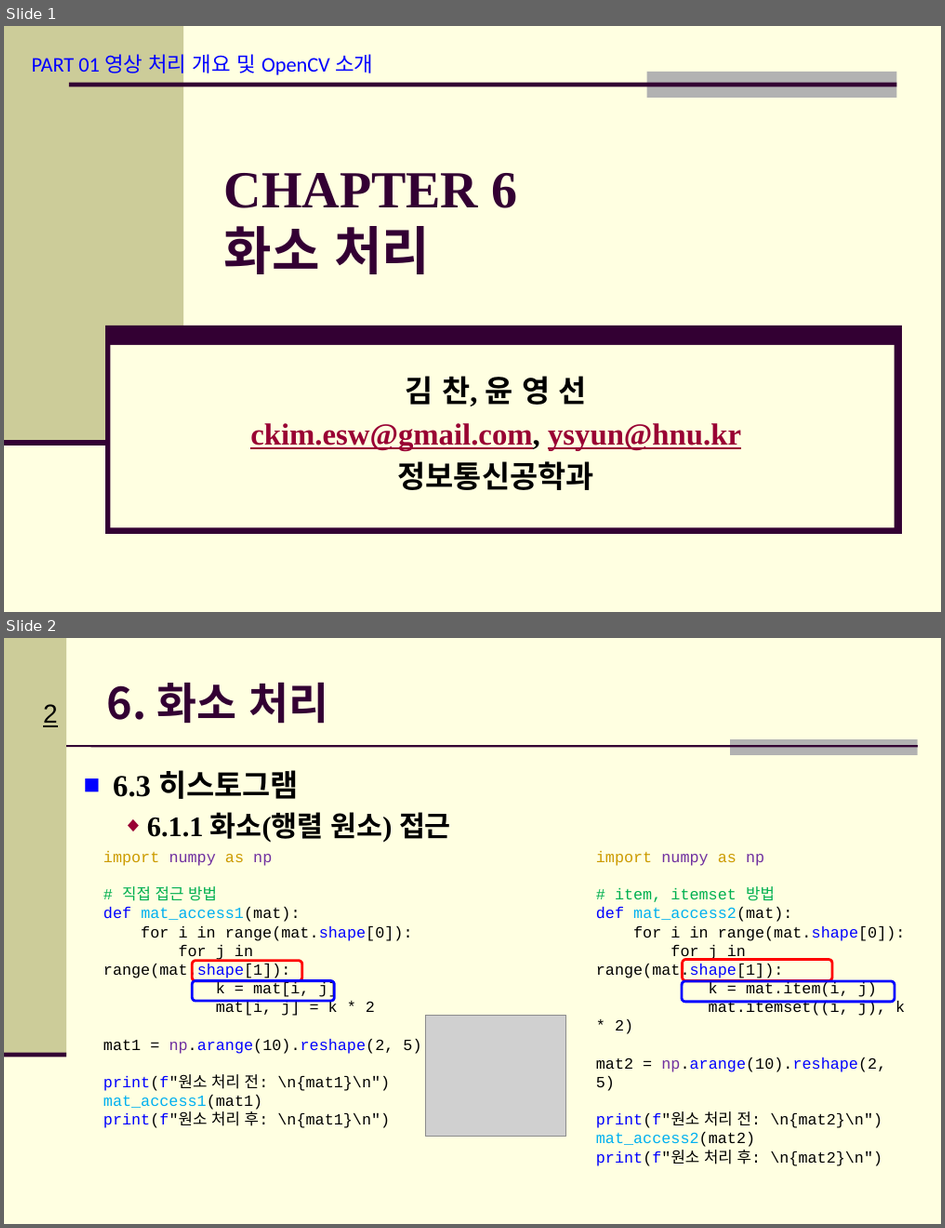
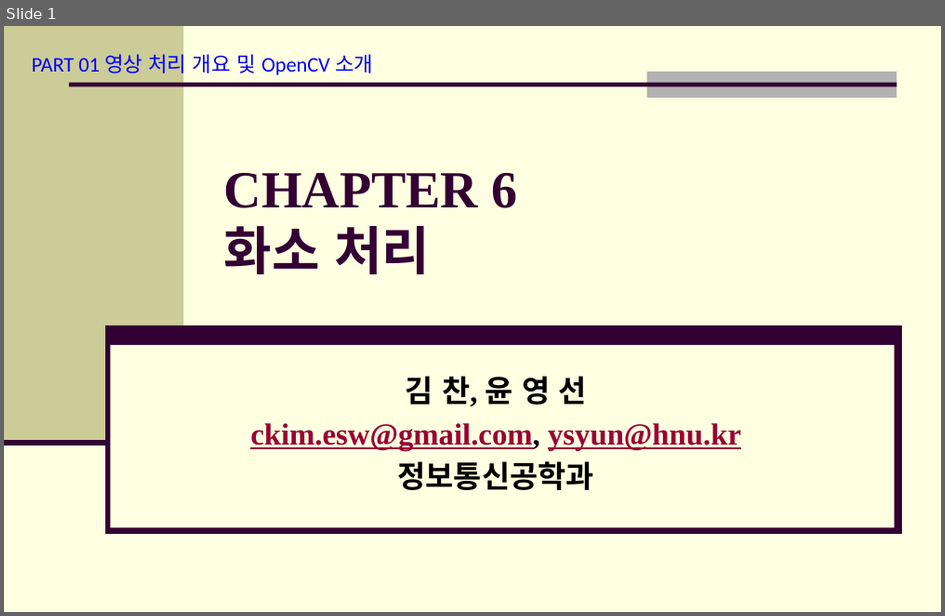
Before and after one commit to Hitbee-dev/OpenCV-Python, a slide deck: 2022-11-08/documents/CH_06 화소 처리.pptx. Shown one above the other, each under a label of ours: slides 1 and 2 before the commit, slide 1 after it. The pictures are 945x1228 and 945x616 pixels, drawn with LibreOffice and Linux fonts; fonts in the diff are those of the drawing; grey boxes stand for pictures; background and template pictures are left out. Boxes give left, top, right and bottom in pixels: in the first picture for what was removed or moved away, otherwise in the second. Text is boxed around its words. In the diff, an @@ line names an element or a change of style, - is before the commit and + after.

```diff
--- a/2022-11-08/documents/CH_06 화소 처리.pptx
+++ b/2022-11-08/documents/CH_06 화소 처리.pptx
@@ slide 2 removed at [4,638,941,1224], background #FFFFE1 @@
@@ rectangle removed at [4,638,67,1055] @@
@@ title removed at [107,682,329,724] @@
-6. 화소 처리
@@ page number removed at [43,704,58,727] @@
-2
@@ line removed from (67, 746) to (918, 746) @@
@@ rectangle removed at [730,739,918,755] @@
@@ text removed at [113,770,451,843] @@
-■ 6.3 히스토그램
-  ◆ 6.1.1 화소(행렬 원소) 접근
@@ text removed at [104,851,422,1128] @@
-import numpy as np
-# 직접 접근 방법
-def mat_access1(mat):
-for i in range(mat.shape[0]):
-for j in range(mat.shape[1]):
-k = mat[i, j]
-mat[i, j] = k * 2
-mat1 = np.arange(10).reshape(2, 5)
-print(f"원소 처리 전: \n{mat1}\n")
-mat_access1(mat1)
-print(f"원소 처리 후: \n{mat1}\n")
@@ text removed at [596,851,906,1166] @@
-import numpy as np
-# item, itemset 방법
-def mat_access2(mat):
-for i in range(mat.shape[0]):
-for j in range(mat.shape[1]):
-k = mat.item(i, j)
-mat.itemset((i, j), k * 2)
-mat2 = np.arange(10).reshape(2, 5)
-print(f"원소 처리 전: \n{mat2}\n")
-mat_access2(mat2)
-print(f"원소 처리 후: \n{mat2}\n")
@@ rounded rectangle removed at [193,961,303,981] @@
@@ rounded rectangle removed at [683,960,833,981] @@
@@ rounded rectangle removed at [193,981,335,1001] @@
@@ rounded rectangle removed at [682,981,895,1002] @@
@@ picture removed at [426,1015,567,1136] @@
@@ line removed from (4, 1055) to (67, 1055) @@
```
Also in this commit, not shown: 6 slides added, 1 other file.
